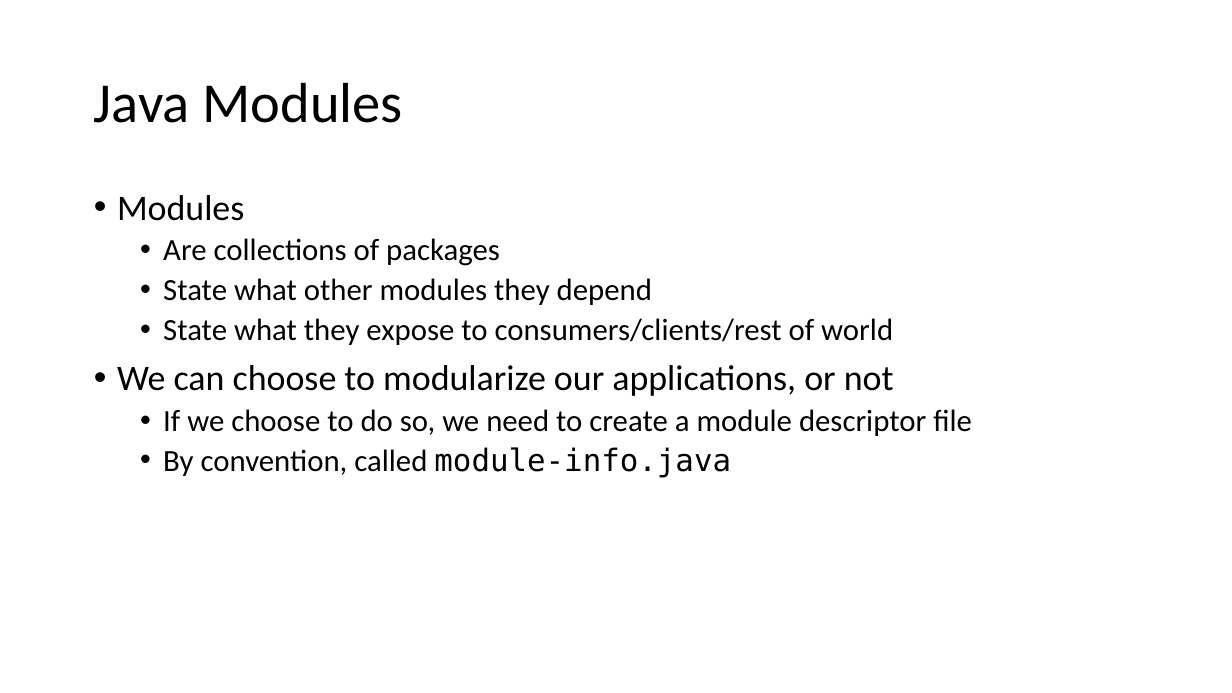
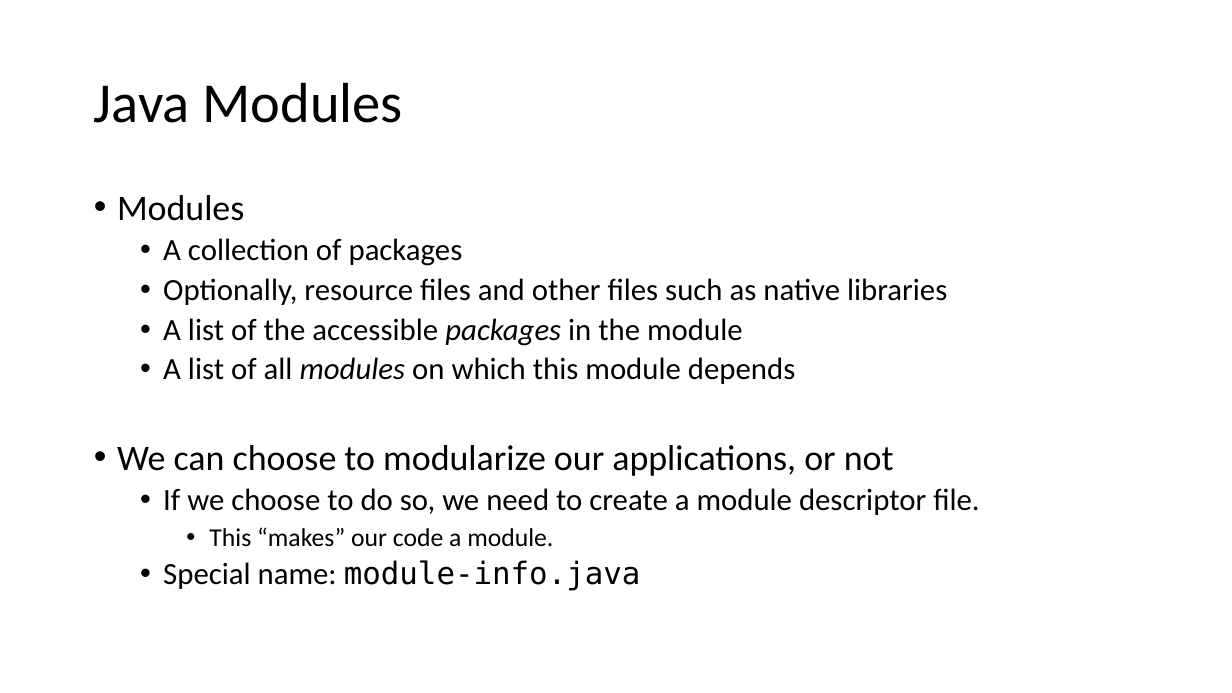
Before and after one commit to jpuopolo-wit/comp1050-lectures, a slide deck: slide 3 of java9-modules.pptx. Drawn at 1232x693 pixels with LibreOffice and Linux fonts; fonts in the diff are those of the drawing. Boxes give left, top, right and bottom in pixels: in the first picture for what was removed or moved away, otherwise in the second. Text is boxed around its words. In the diff, an @@ line names an element or a change of style, - is before the commit and + after.

Commit message:
Add some verbiage for the unnamed module

```diff
--- a/java9-modules.pptx
+++ b/java9-modules.pptx
@@ text at (163, 238, 947, 384): text changed @@
-  • Are collections of packages
-  • State what other modules they depend
-  • State what they expose to consumers/clients/rest of world
+  • A collection of packages
+  • Optionally, resource files and other files such as native libraries
+  • A list of the accessible packages in the module
+  • A list of all modules on which this module depends
@@ text at (163, 488, 979, 591): text changed @@
-  • If we choose to do so, we need to create a module descriptor file
-  • By convention, called module-info.java
+  • If we choose to do so, we need to create a module descriptor file.
+    • This “makes” our code a module.
+  • Special name: module-info.java
```
Also in this commit, not shown: 1 other slide changed.
